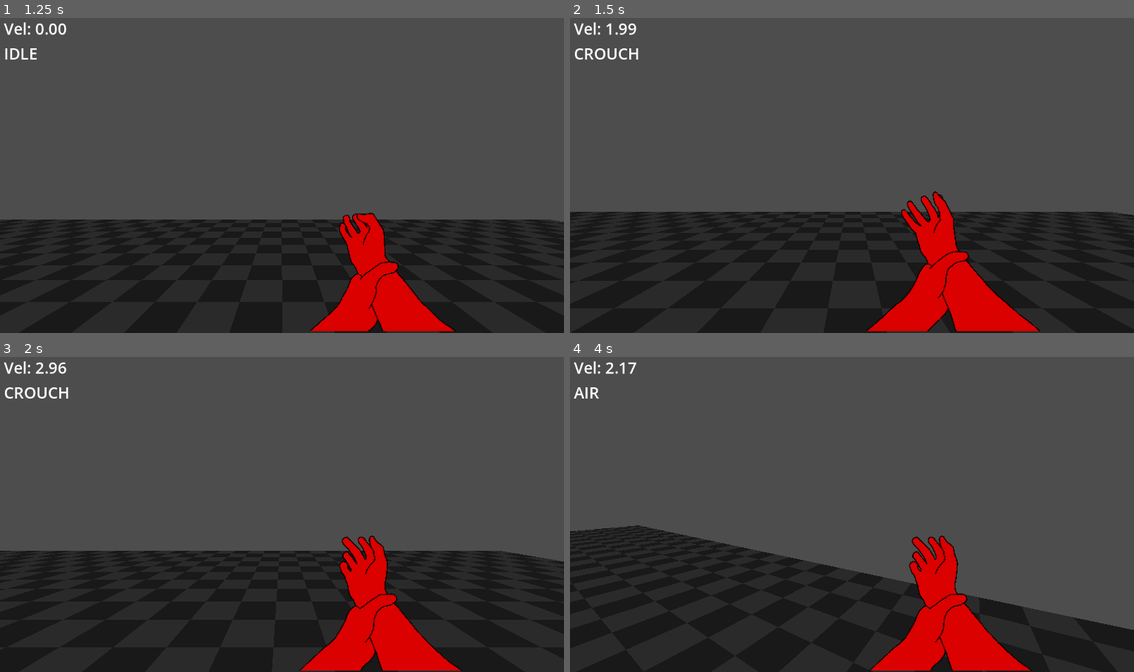
Above: before the commit, frames 1-4 (two rows, left to right).
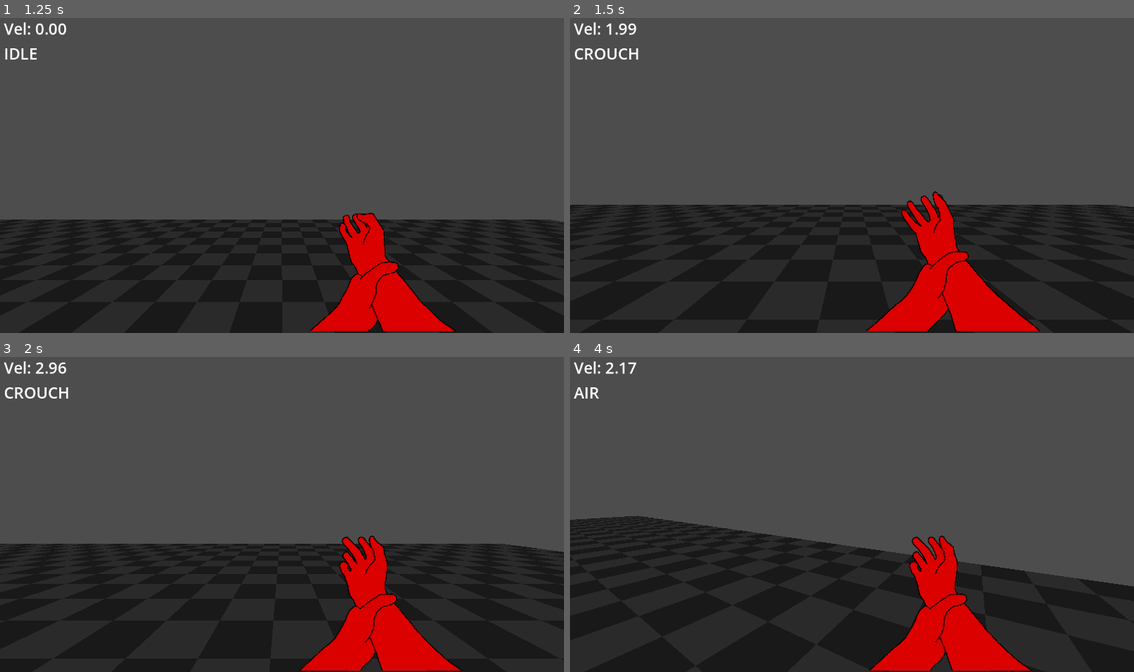
Above: after the commit, the same moments.

Repository: Octoan1/respawn26-colors
Game: Godot game, scene res://Game/main.tscn
The game is run twice, just before and just after one commit, with the same random seed, the same clock (stepped at 60 frames per second) and the same inputs. The engine's default icon, where the game draws it, is replaced by a stand-in: a white triangle on a blue panel in a dark square.
Inputs (mouse positions are in pixels of both pictures, inside the frame that each line leads up to):
- Up to frame 1 (1.25 s): click "START" at 0.5 s
- Up to frame 2 (1.5 s): move the mouse to (976, 159) at 1.27 s; hold D (player_right) from 1.28 s (still down); hold Ctrl (player_slide, bound only before the commit) from 1.28 s (still down); click (976, 159) at 1.42 s
- Up to frame 3 (2 s): keep holding D (player_right); keep holding Ctrl (player_slide, bound only before the commit); tap Space (player_jump) at 1.52, 1.55, 1.82 s
- Up to frame 4 (4 s): move the mouse to (823, 514) at 2.02 s; release D (player_right) at 2.03 s; release Ctrl (player_slide, bound only before the commit) at 2.03 s; hold W (player_forwards) from 2.03 s (still down); tap Space (player_jump) at 2.1, 2.27, 2.57, 3.05, 3.77 s; tap Ctrl (player_slide, bound only before the commit) at 2.3, 3.8 s; move the mouse to (863, 508) at 2.77 s; hold Ctrl (player_slide, bound only before the commit) 2.78-3.53 s; move the mouse to (846, 517) at 3.52 s; tap Shift (player_sprint) at 3.6 s

Frame 1 is identical in both runs. In frame 2, 2.1% of the frame differs, in the area x 0-100%, y 59-63%; in frame 3, 2.2%; in frame 4, 7.1%, in the area x 0-100%, y 50-87%.

Commit message:
Player Crouch Animation

Diff:
--- a/Entities/Player/States/crouch_state.gd
+++ b/Entities/Player/States/crouch_state.gd
@@ -1,18 +1,15 @@
 extends PlayerState
 
-@onready var animation_player: AnimationPlayer = $"../../AnimationPlayer"
 
 func setup() -> void:
 	super()
 	pass
 
 func enter() -> void:
-	# shrink head
-	animation_player.play("start_slide")
+	if player.movement.get_horizontal_velocity().length() >= player.movement.min_speed_for_slide:
+		Transitioned.emit(self, "SLIDE")
 
 func exit() -> void:
-	# restore head
-	animation_player.play("end_slide")
 	pass
 
 func update(_delta: float) -> void:
@@ -21,9 +18,9 @@
 func physics_update(delta: float) -> void:
 	var direction := player.get_movement_direction()
 
-	# no direction -> no input -> transition idle
-	if Input.is_action_just_released("player_slide"):
+	if Input.is_action_just_released("player_crouch"):
 		Transitioned.emit(self, "IDLE")
+		player.animation_player.play_backwards("Crouch")
 		return
 
 	player.movement.apply_ground_friction(delta)
--- a/Entities/Player/States/idle_state.gd
+++ b/Entities/Player/States/idle_state.gd
@@ -32,14 +32,11 @@
 		Transitioned.emit(self, "AIR")
 		return
 
-	# SLIDE and CROUCH state transition
-	if Input.is_action_just_pressed("player_slide"):
-		if player.movement.get_horizontal_velocity().length() >= player.movement.min_speed_for_slide:
-			Transitioned.emit(self, "SLIDE")
-			return
-		else:
-			Transitioned.emit(self, "CROUCH")
-			return
+	# CROUCH state transition
+	if Input.is_action_just_pressed("player_crouch"):
+		Transitioned.emit(self, "CROUCH")
+		player.animation_player.play("Crouch")
+		return
 
 	var direction := player.get_movement_direction()
 
--- a/Entities/Player/States/landing_state.gd
+++ b/Entities/Player/States/landing_state.gd
@@ -19,8 +19,9 @@
 		Transitioned.emit(self, "JUMP")
 
 	# slide pressed
-	if Input.is_action_pressed("player_slide"):
+	if Input.is_action_pressed("player_crouch"):
 		Transitioned.emit(self,"SLIDE")
+		player.animation_player.play("Crouch")
 
 	var input_dir := Input.get_vector("player_left", "player_right", "player_forwards", "player_backwards")
 	var direction := (player.transform.basis * Vector3(input_dir.x, 0, input_dir.y)).normalized()
--- a/Entities/Player/States/run_state.gd
+++ b/Entities/Player/States/run_state.gd
@@ -39,13 +39,10 @@
 		return
 
 	# Slide pressed
-	if Input.is_action_just_pressed("player_slide"):
-		if player.movement.get_horizontal_velocity().length() >= player.movement.min_speed_for_slide:
-			Transitioned.emit(self, "SLIDE")
-			return
-		else:
-			Transitioned.emit(self, "CROUCH")
-			return
+	if Input.is_action_just_pressed("player_crouch"):
+		Transitioned.emit(self, "CROUCH")
+		player.animation_player.play("Crouch")
+
 
 	# Sprint released -> walk
 	if Input.is_action_just_released("player_sprint"):
--- a/Entities/Player/States/slide_state.gd
+++ b/Entities/Player/States/slide_state.gd
@@ -7,9 +7,6 @@
 	pass
 
 func enter() -> void:
-	# shrink head
-	animation_player.play("start_slide")
-
 	var direction: Vector3 = player.get_movement_direction()
 
 	# If there is no input, slide in the direction we're already moving
@@ -23,8 +20,6 @@
 	player.movement.start_slide(direction)
 
 func exit() -> void:
-	# restore head
-	animation_player.play("end_slide")
 	pass
 
 func update(_delta: float) -> void:
@@ -34,19 +29,37 @@
 	# player jumps
 	if Input.is_action_just_pressed("player_jump") and player.is_on_floor():
 		Transitioned.emit(self, "JUMP")
+		player.animation_player.play_backwards("Crouch")
+		return
 
 	# player starts falling (could be pushed off edge)
 	if not player.is_on_floor():
 		player.coyote_timer.start()
 		Transitioned.emit(self, "AIR")
+		player.animation_player.play_backwards("Crouch")
 		return
 
-	if Input.is_action_just_released("player_slide"):
+	if Input.is_action_just_released("player_crouch"):
 		Transitioned.emit(self,"LANDING")
+		player.animation_player.play_backwards("Crouch")
+		return
 
 
 	if player.movement.get_horizontal_velocity().length() < player.movement.min_speed_for_slide:
-		Transitioned.emit(self,"IDLE")
+		var direction := player.get_movement_direction()
+
+		if Input.is_action_pressed("player_crouch"):
+			Transitioned.emit(self, "CROUCH")
+			return
+
+		if direction != Vector3.ZERO:
+			Transitioned.emit(self, "WALK")
+			player.animation_player.play_backwards("Crouch")
+			return
+		else:
+			Transitioned.emit(self, "IDLE")
+			player.animation_player.play_backwards("Crouch")
+			return
 
 	player.movement.apply_slide_friction(delta)
 	player.move_and_slide()
--- a/Entities/Player/States/walk_state.gd
+++ b/Entities/Player/States/walk_state.gd
@@ -30,14 +30,11 @@
 		Transitioned.emit(self, "RUN")
 		return
 
-	# SLIDE state transition
-	if Input.is_action_just_pressed("player_slide"):
-		if player.movement.get_horizontal_velocity().length() >= player.movement.min_speed_for_slide:
-			Transitioned.emit(self, "SLIDE")
-			return
-		else:
-			Transitioned.emit(self, "CROUCH")
-			return
+	# CROUCH state transition
+	if Input.is_action_just_pressed("player_crouch"):
+		Transitioned.emit(self, "CROUCH")
+		player.animation_player.play("Crouch")
+		return
 
 	var direction := player.get_movement_direction()
 
--- a/Entities/Player/player.gd
+++ b/Entities/Player/player.gd
@@ -5,6 +5,7 @@
 
 @onready var head: Node3D = $Head
 @onready var movement: PlayerMovement = $Movement
+@onready var animation_player: AnimationPlayer = $AnimationPlayer
 @onready var debug_velocity: Label = $Debug/DebugVelocity
 @onready var debug_state: Label = $Debug/DebugState
 
@@ -55,6 +56,7 @@
 
 
 func _process(_delta: float) -> void:
+	print(animation_player.current_animation)
 	debug_velocity.text = "Vel: %.2f" % velocity.length()
 	debug_state.text = $StateMachine.current_state.name
 
--- a/Entities/Player/player.tscn
+++ b/Entities/Player/player.tscn
@@ -21,6 +21,22 @@
 
 [sub_resource type="CapsuleMesh" id="CapsuleMesh_g4v7s"]
 
+[sub_resource type="Animation" id="Animation_xr8lj"]
+resource_name = "start_slide"
+length = 0.16666667
+tracks/0/type = "value"
+tracks/0/imported = false
+tracks/0/enabled = true
+tracks/0/path = NodePath("Head:position")
+tracks/0/interp = 1
+tracks/0/loop_wrap = true
+tracks/0/keys = {
+"times": PackedFloat32Array(0, 0.16666667),
+"transitions": PackedFloat32Array(1, 1),
+"update": 0,
+"values": [Vector3(0, 0.5, 0), Vector3(0, 0, 0)]
+}
+
 [sub_resource type="Animation" id="Animation_r8fok"]
 length = 0.001
 tracks/0/type = "value"
@@ -36,43 +52,10 @@
 "values": [Vector3(0, 0.5, 0)]
 }
 
-[sub_resource type="Animation" id="Animation_owvpp"]
-resource_name = "end_slide"
-length = 0.5
-tracks/0/type = "value"
-tracks/0/imported = false
-tracks/0/enabled = true
-tracks/0/path = NodePath("Head:position")
-tracks/0/interp = 1
-tracks/0/loop_wrap = true
-tracks/0/keys = {
-"times": PackedFloat32Array(0, 0.5),
-"transitions": PackedFloat32Array(1, 1),
-"update": 0,
-"values": [Vector3(0, 0.25, 0), Vector3(0, 0.5, 0)]
-}
-
-[sub_resource type="Animation" id="Animation_xr8lj"]
-resource_name = "start_slide"
-length = 0.19999999999999998
-tracks/0/type = "value"
-tracks/0/imported = false
-tracks/0/enabled = true
-tracks/0/path = NodePath("Head:position")
-tracks/0/interp = 1
-tracks/0/loop_wrap = true
-tracks/0/keys = {
-"times": PackedFloat32Array(0, 0.16666667),
-"transitions": PackedFloat32Array(1, 1),
-"update": 0,
-"values": [Vector3(0, 0.5, 0), Vector3(0, 0.25, 0)]
-}
-
 [sub_resource type="AnimationLibrary" id="AnimationLibrary_r8fok"]
 _data = {
-&"RESET": SubResource("Animation_r8fok"),
-&"end_slide": SubResource("Animation_owvpp"),
-&"start_slide": SubResource("Animation_xr8lj")
+&"Crouch": SubResource("Animation_xr8lj"),
+&"RESET": SubResource("Animation_r8fok")
 }
 
 [sub_resource type="AtlasTexture" id="AtlasTexture_vskfa"]
@@ -174,6 +157,10 @@
 script = ExtResource("2_x1y6q")
 enable_dyamic_fov = false
 
+[node name="MeshInstance3D" type="MeshInstance3D" parent="." unique_id=125584598]
+layers = 2
+mesh = SubResource("CapsuleMesh_g4v7s")
+
 [node name="StateMachine" type="Node" parent="." unique_id=1226587949 node_paths=PackedStringArray("initial_state")]
 script = ExtResource("2_lu8i8")
 debug_mode = true
@@ -212,10 +199,6 @@
 
 [node name="PUSH_OFF_WALL" type="Node" parent="StateMachine" unique_id=1425482450]
 script = ExtResource("12_iplt1")
-
-[node name="MeshInstance3D" type="MeshInstance3D" parent="." unique_id=125584598]
-layers = 2
-mesh = SubResource("CapsuleMesh_g4v7s")
 
 [node name="AnimationPlayer" type="AnimationPlayer" parent="." unique_id=650415297]
 libraries/ = SubResource("AnimationLibrary_r8fok")
--- a/project.godot
+++ b/project.godot
@@ -65,7 +65,7 @@
 "events": [Object(InputEventKey,"resource_local_to_scene":false,"resource_name":"","device":-1,"window_id":0,"alt_press …(195 unchanged characters)…
 ]
 }
-player_slide={
+player_crouch={
 "deadzone": 0.2,
 "events": [Object(InputEventKey,"resource_local_to_scene":false,"resource_name":"","device":-1,"window_id":0,"alt_press …(195 unchanged characters)…
 ]
